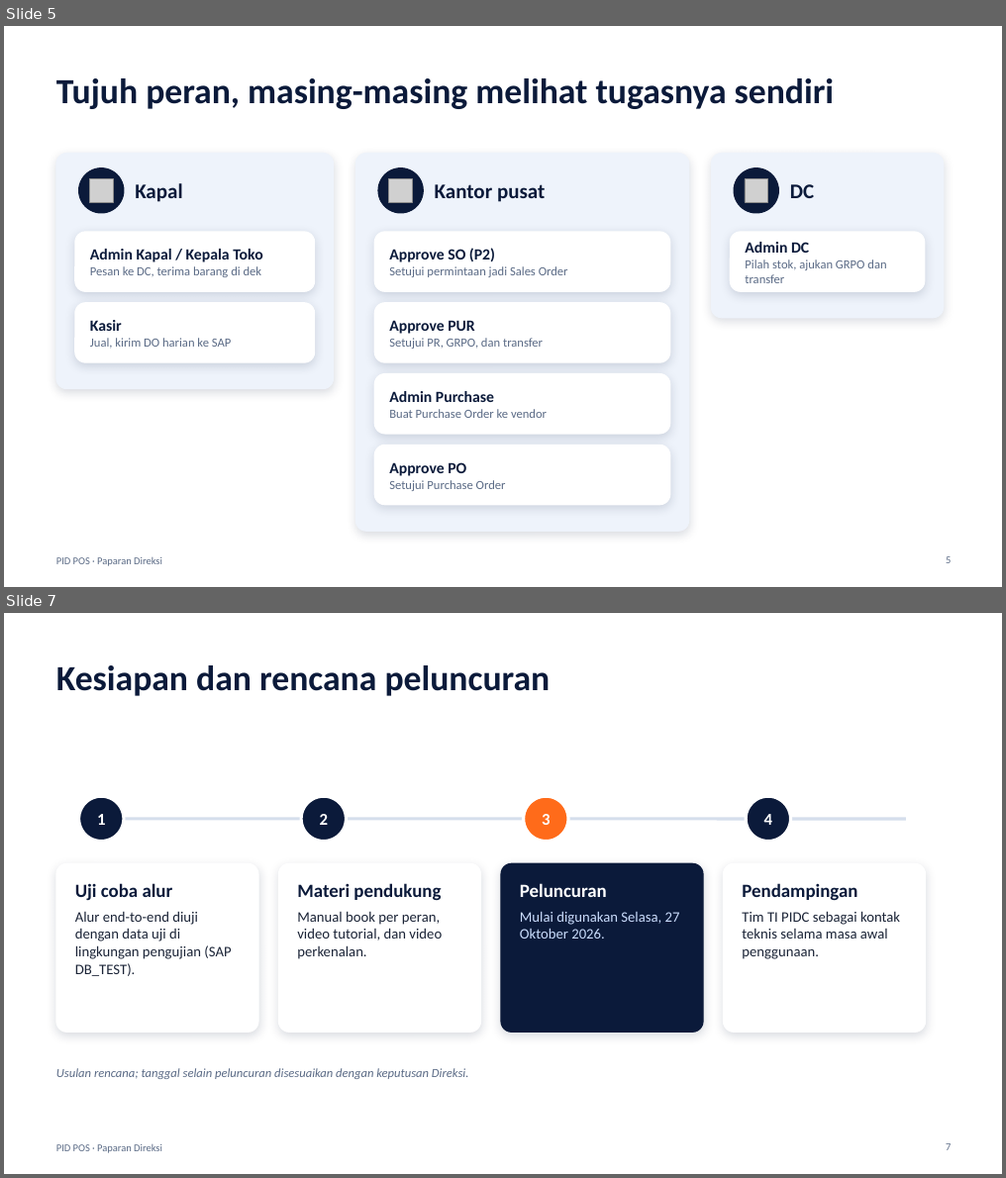
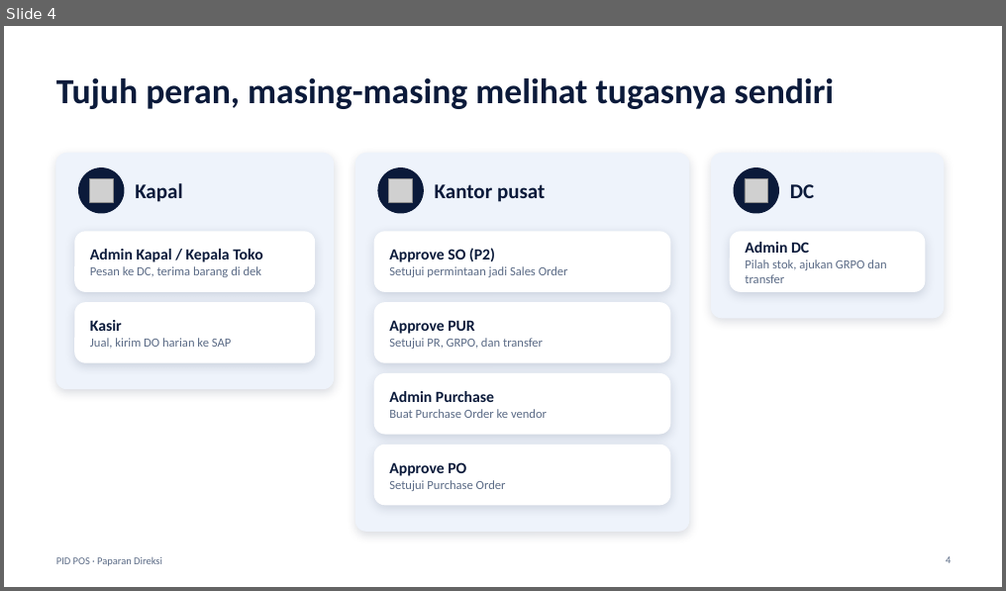
Before and after one commit to alfiandarmawan35/claude, a slide deck: docs/PID_POS_Paparan_Direksi_v2.pptx. Shown one above the other, each under a label of ours: slides 5 and 7 before the commit, slide 4 after it; the slides between them are not shown. The pictures are 1006x1178 and 1006x591 pixels, drawn with LibreOffice and Linux fonts; fonts in the diff are those of the drawing; grey boxes stand for pictures; background and template pictures are left out. Boxes give left, top, right and bottom in pixels: in the first picture for what was removed or moved away, otherwise in the second. Text is boxed around its words. In the diff, an @@ line names an element or a change of style, - is before the commit and + after.

```diff
--- a/docs/PID_POS_Paparan_Direksi_v2.pptx
+++ b/docs/PID_POS_Paparan_Direksi_v2.pptx
@@ slide 7 removed at box(4, 613, 1002, 1174), background #FFFFFF; not listed: 1 template element that a slide beside it also shows @@
@@ title removed at box(56, 665, 550, 696) @@
-Kesiapan dan rencana peluncuran
@@ ellipse removed at box(79, 796, 124, 842) @@
@@ line removed from (94, 819) to (906, 819) @@
@@ text removed at box(97, 814, 105, 825) @@
-1
@@ ellipse removed at box(301, 796, 347, 842) @@
@@ text removed at box(320, 814, 328, 825) @@
-2
@@ ellipse removed at box(524, 796, 568, 842) @@
@@ text removed at box(542, 814, 549, 825) @@
-3
@@ ellipse removed at box(746, 796, 791, 842) @@
@@ text removed at box(764, 814, 772, 825) @@
-4
@@ rounded rectangle removed at box(56, 863, 258, 1032) @@
@@ rounded rectangle removed at box(279, 863, 481, 1032) @@
@@ rounded rectangle removed at box(501, 863, 703, 1032) @@
@@ rounded rectangle removed at box(724, 863, 926, 1032) @@
@@ text removed at box(75, 883, 231, 976) @@
-Uji coba alur
-Alur end-to-end diuji dengan data uji di lingkungan pengujian (SAP DB_TEST).
@@ text removed at box(297, 883, 442, 959) @@
-Materi pendukung
-Manual book per peran, video tutorial, dan video perkenalan.
@@ text removed at box(520, 883, 680, 939) @@
-Peluncuran
-Mulai digunakan Selasa, 27 Oktober 2026.
@@ text removed at box(742, 883, 900, 959) @@
-Pendampingan
-Tim TI PIDC sebagai kontak teknis selama masa awal penggunaan.
@@ text removed at box(56, 1068, 468, 1079) @@
-Usulan rencana; tanggal selain peluncuran disesuaikan dengan keputusan Direksi.
@@ page number removed at box(945, 1144, 950, 1151) @@
-7
@@ what was slide 5 is now slide 4 @@
```
Also in this commit, not shown: 2 slides changed, 2 slides added, 1 other slide removed, 1 other file.
